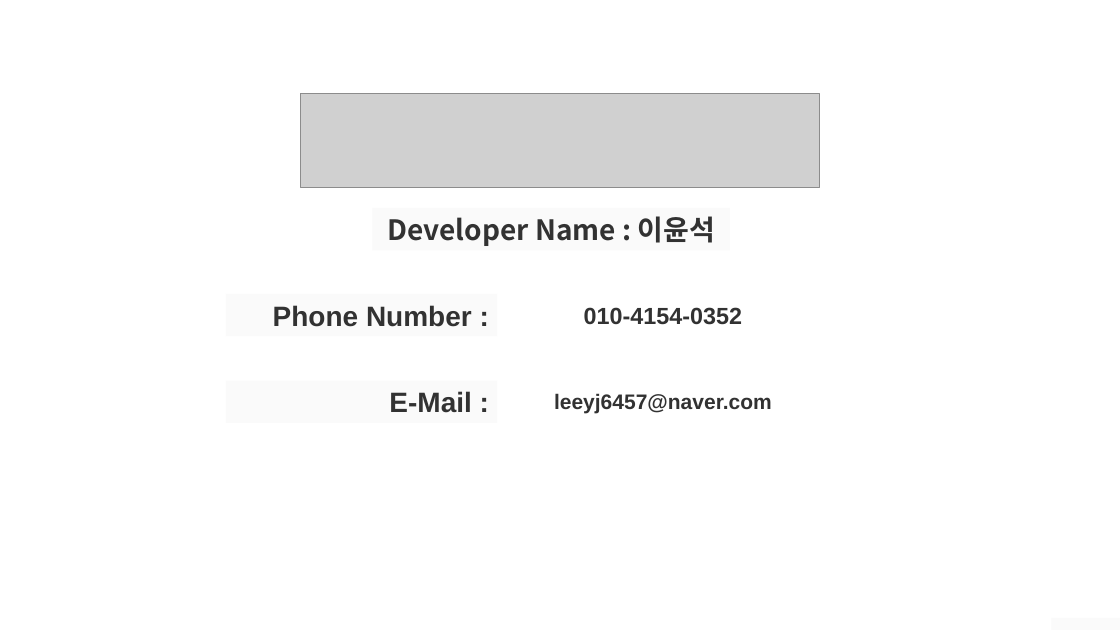
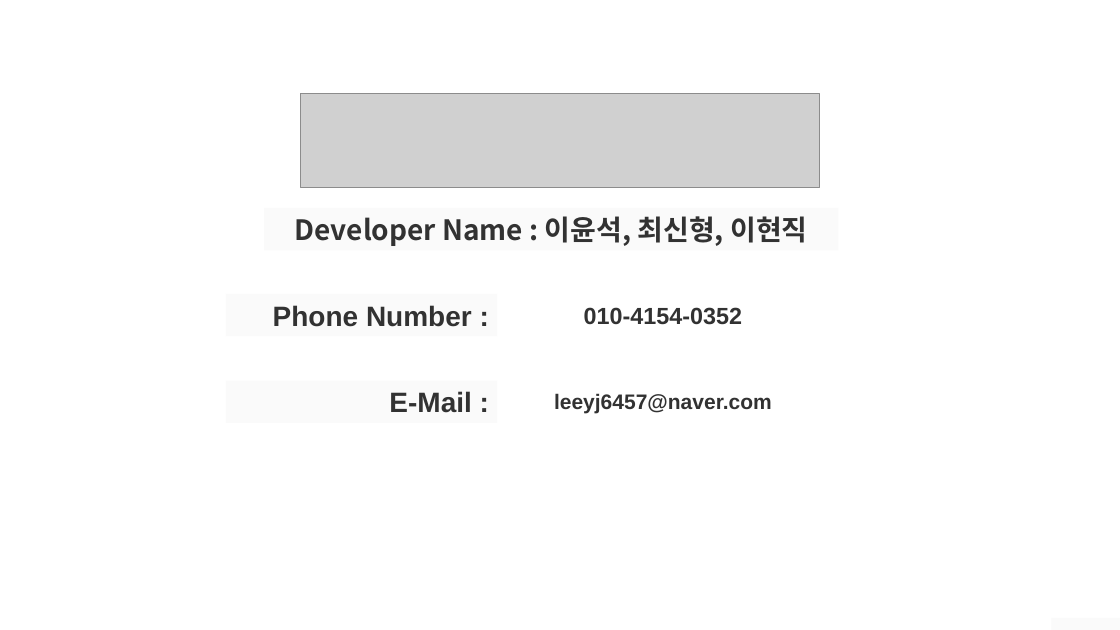
Before and after one commit to simplex3510/GeoStrike, a slide deck: slide 1 of 포트폴리오.pptx. Drawn at 1120x630 pixels with LibreOffice and Linux fonts; fonts in the diff are those of the drawing; grey boxes stand for pictures; background and template pictures are left out. Boxes give left, top, right and bottom in pixels: in the first picture for what was removed or moved away, otherwise in the second. Text is boxed around its words. In the diff, an @@ line names an element or a change of style, - is before the commit and + after.

```diff
--- a/포트폴리오.pptx
+++ b/포트폴리오.pptx
@@ text at box(295, 216, 807, 246): text changed @@
-Developer Name : 이윤석
+Developer Name : 이윤석, 최신형, 이현직
```
Also in this commit, not shown: 3 other slides changed, 1 slide added, 1 other file.
